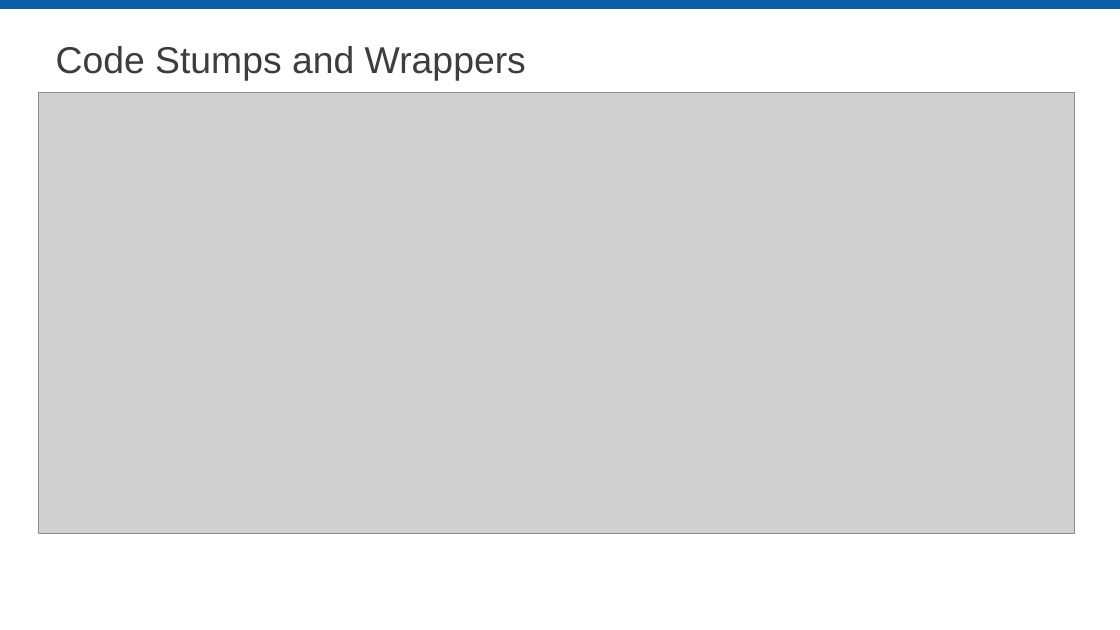
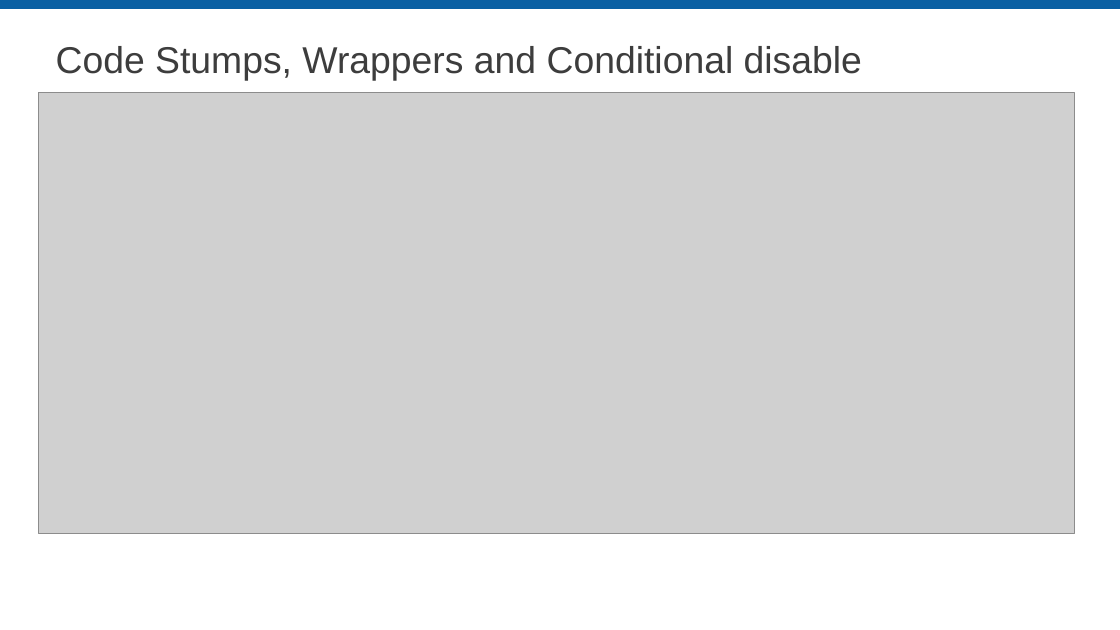
Before and after one commit to LabVIEW-DCAF/Documentation, a slide deck: slide 19 of Trunk/Getting Started Material/DCAF Training/8 Debugging DCAF.pptx. Drawn at 1120x630 pixels with LibreOffice and Linux fonts; fonts in the diff are those of the drawing; grey boxes stand for pictures; background and template pictures are left out. Boxes give left, top, right and bottom in pixels: in the first picture for what was removed or moved away, otherwise in the second. Text is boxed around its words. In the diff, an @@ line names an element or a change of style, - is before the commit and + after.

```diff
--- a/Trunk/Getting Started Material/DCAF Training/8 Debugging DCAF.pptx
+++ b/Trunk/Getting Started Material/DCAF Training/8 Debugging DCAF.pptx
@@ title at (56,46,862,81): text changed @@
-Code Stumps and Wrappers
+Code Stumps, Wrappers and Conditional disable
```
Also in this commit, not shown: 1 other file.
